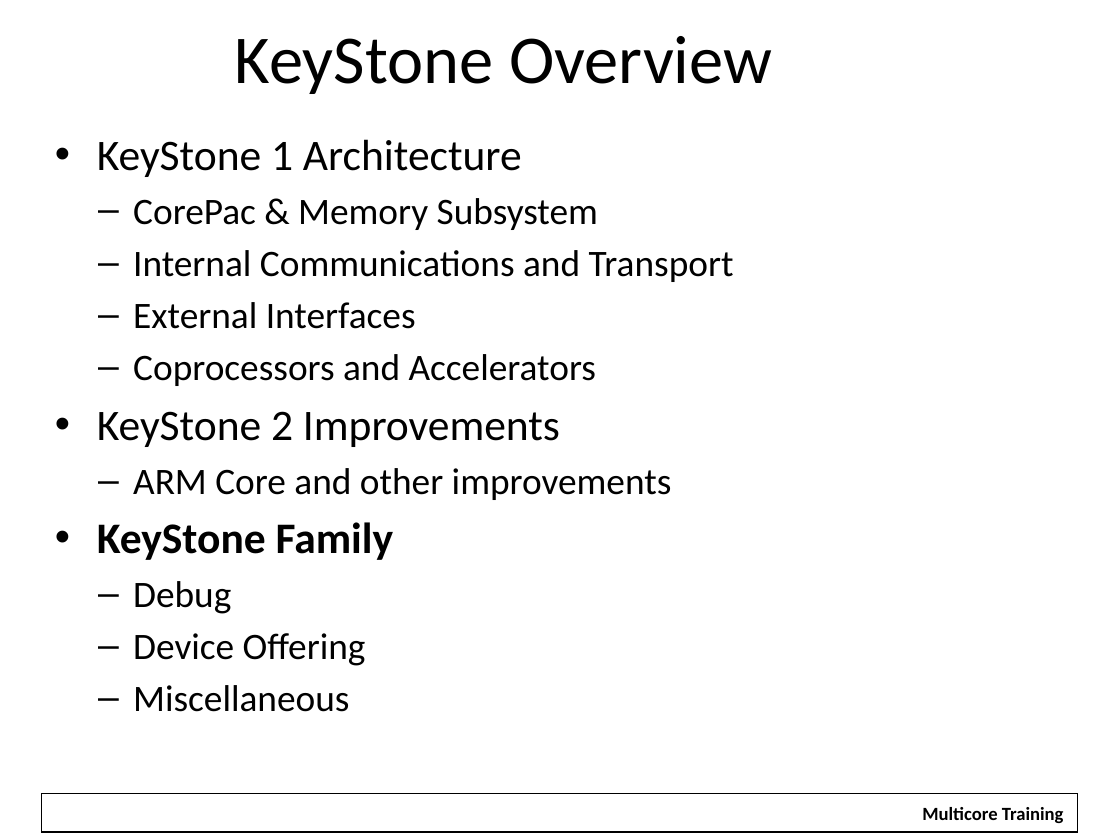
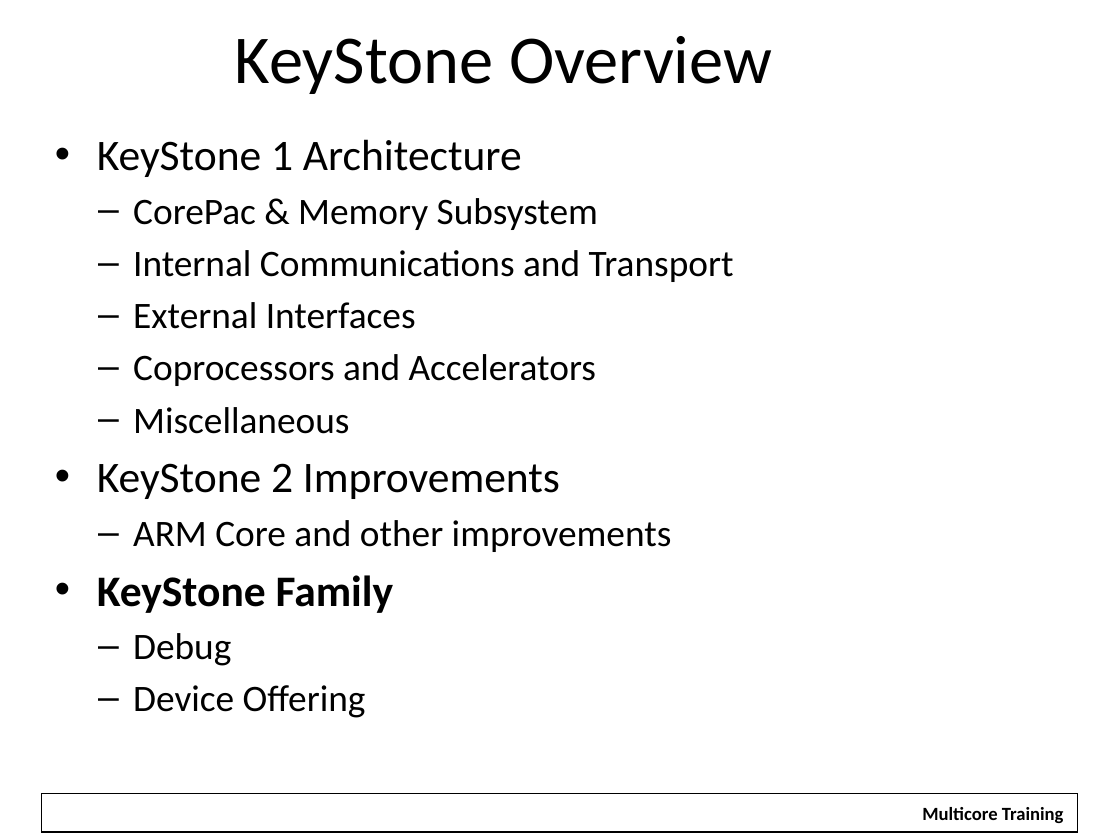
Before and after one commit to hari1989/keystone-workshop, a slide deck: slide 26 of preliminary/Working/presentations/KeyStone SoC Overview.pptx. Drawn at 1120x840 pixels with LibreOffice and Linux fonts; fonts in the diff are those of the drawing; background and template pictures are left out. Boxes give left, top, right and bottom in pixels: in the first picture for what was removed or moved away, otherwise in the second. Text is boxed around its words. In the diff, an @@ line names an element or a change of style, - is before the commit and + after.

```diff
--- a/preliminary/Working/presentations/KeyStone SoC Overview.pptx
+++ b/preliminary/Working/presentations/KeyStone SoC Overview.pptx
@@ text at bbox=[133, 407, 349, 434]: paragraph added @@
+  – Miscellaneous
@@ text at bbox=[133, 685, 349, 712]: paragraph removed @@
-  – Miscellaneous
```
Also in this commit, not shown: 10 other slides changed.
